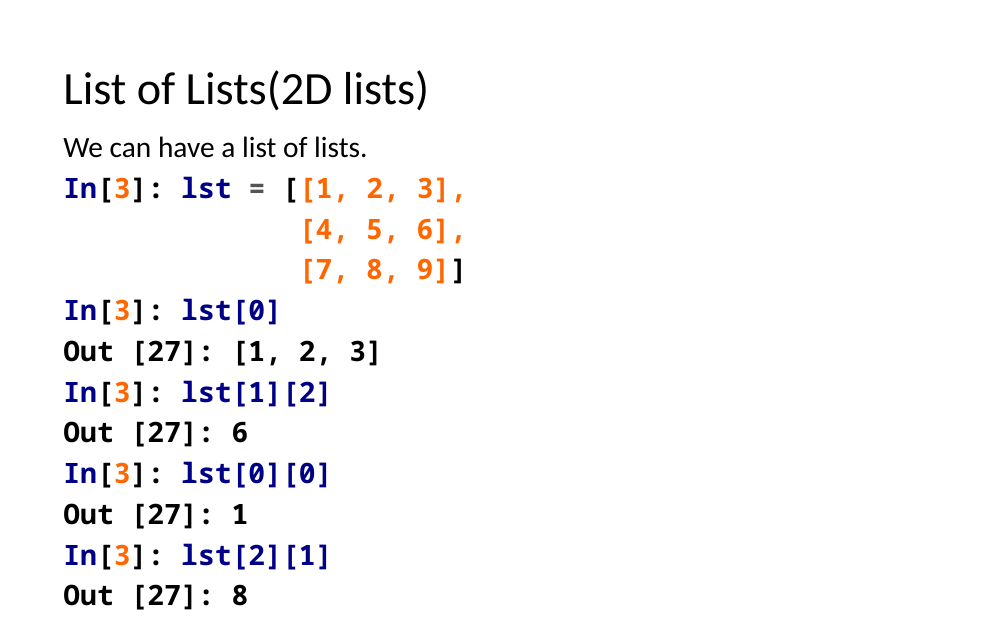
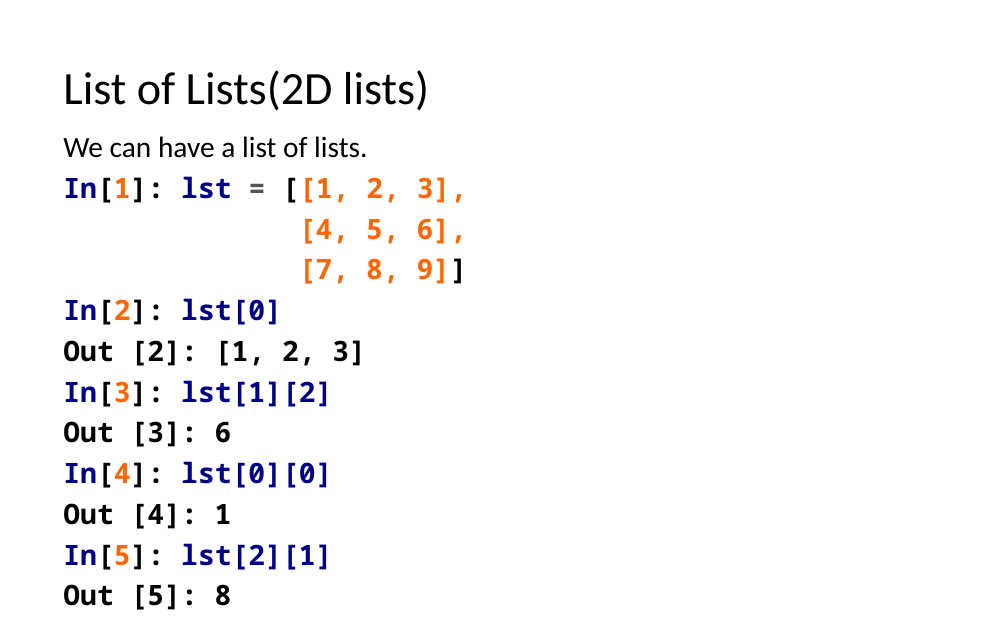
Before and after one commit to LongBaoNguyen/longbaonguyen.github.io, a slide deck: slide 12 of courses/apcsp/lect7.pptx (slide 11 before the commit). Drawn at 1008x630 pixels with LibreOffice and Linux fonts; fonts in the diff are those of the drawing. Boxes give left, top, right and bottom in pixels: in the first picture for what was removed or moved away, otherwise in the second. Text is boxed around its words. In the diff, an @@ line names an element or a change of style, - is before the commit and + after.

```diff
--- a/courses/apcsp/lect7.pptx
+++ b/courses/apcsp/lect7.pptx
@@ text at [63,176,467,203]: text changed @@
-In[3]: lst = [[1, 2, 3],
+In[1]: lst = [[1, 2, 3],
@@ text at [63,298,366,366]: text changed @@
-In[3]: lst[0]
-Out [27]: [1, 2, 3]
+In[2]: lst[0]
+Out [2]: [1, 2, 3]
@@ text at [63,421,332,610]: text changed @@
-Out [27]: 6
-In[3]: lst[0][0]
-Out [27]: 1
-In[3]: lst[2][1]
-Out [27]: 8
+Out [3]: 6
+In[4]: lst[0][0]
+Out [4]: 1
+In[5]: lst[2][1]
+Out [5]: 8
```
Also in this commit, not shown: 20 other slides changed, 1 slide added, 2 other files.
